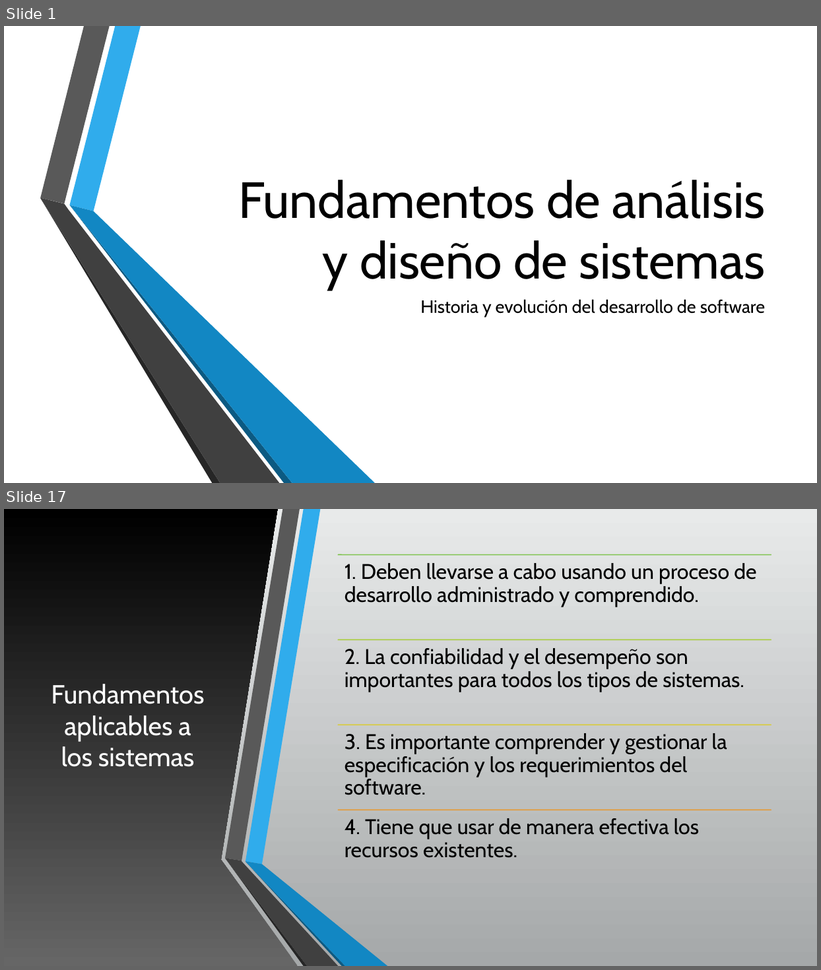
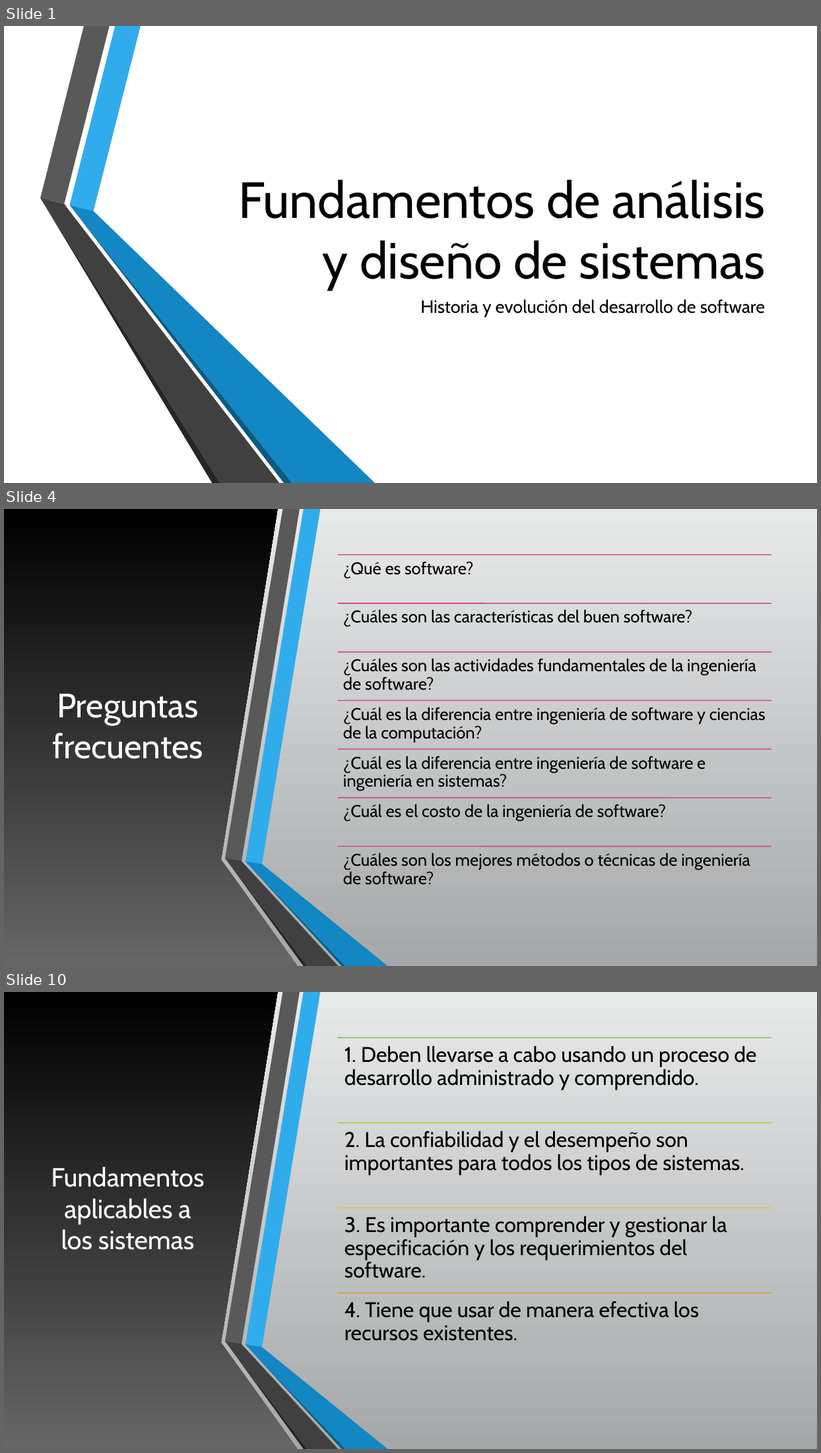
Before and after one commit to AryShared/SystemAnalysis, a slide deck: 1-1 Historia y evolucion del desarrollo de software.pptx. Shown one above the other, each under a label of ours: slides 1 and 17 before the commit, slides 1, 4 and 10 after it; the slides between them are not shown. The pictures are 821x970 and 821x1453 pixels, drawn with LibreOffice and Linux fonts; fonts in the diff are those of the drawing; background and template pictures are left out. Boxes give left, top, right and bottom in pixels: in the first picture for what was removed or moved away, otherwise in the second. Text is boxed around its words. In the diff, an @@ line names an element or a change of style, - is before the commit and + after.

```diff
--- a/1-1 Historia y evolucion del desarrollo de software.pptx
+++ b/1-1 Historia y evolucion del desarrollo de software.pptx
@@ slide 4 added at (x1=4, y1=509, x2=817, y2=966), background gradient #E9EAEB to #A5A8A9; not listed: 6 template elements that a slide beside it also shows @@
@@ rectangle added at (x1=4, y1=509, x2=817, y2=966), fill gradient #E9EAEB to #A5A8A9 @@
@@ freeform shape added at (x1=4, y1=509, x2=298, y2=966), fill gradient #676767 to #000000 @@
@@ title added at (x1=52, y1=694, x2=203, y2=759), 40 pt, text #FFFFFF @@
+Preguntas frecuentes
@@ group added at (x1=225, y1=509, x2=387, y2=966): 6 freeform shapes @@
@@ group added at (x1=338, y1=555, x2=772, y2=885): 7 lines, 7 texts @@
+¿Qué es software?
+¿Cuáles son las características del buen software?
+¿Cuáles son las actividades fundamentales de la ingeniería de software?
+¿Cuál es la diferencia entre ingeniería de software y ciencias de la computación?
+¿Cuál es la diferencia entre ingeniería de software e ingeniería en sistemas?
+¿Cuál es el costo de la ingeniería de software?
+¿Cuáles son los mejores métodos o técnicas de ingeniería de software?
@@ what was slide 17 is now slide 10 @@
```
Also in this commit, not shown: 6 slides changed, 1 other slide added, 6 slides removed.
